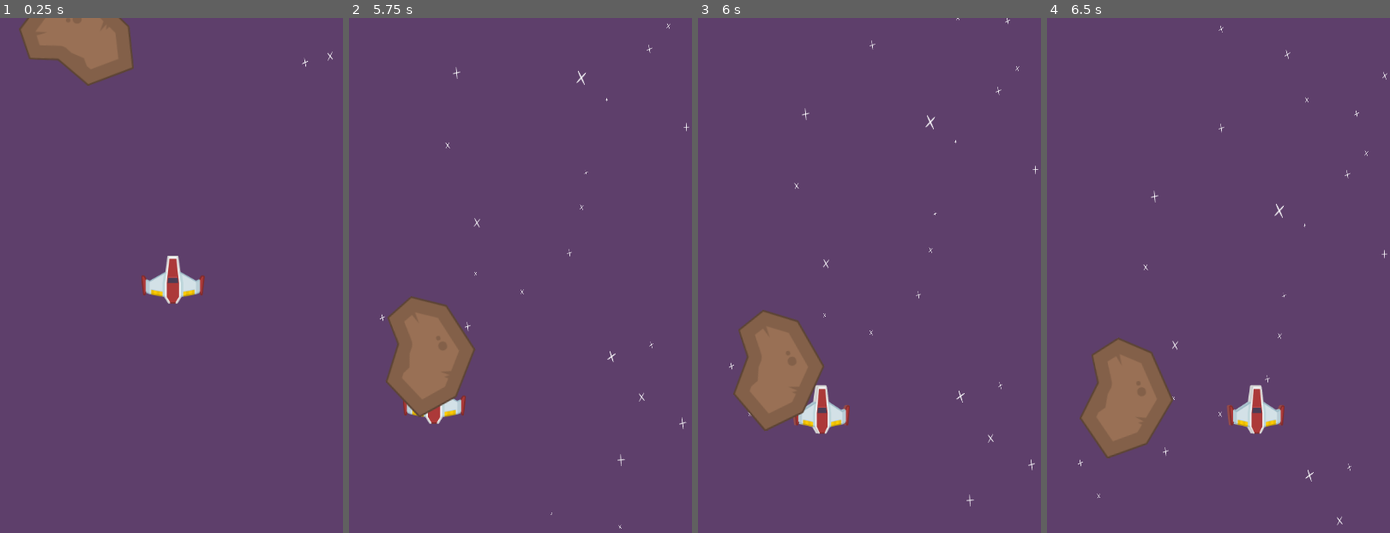
Above: before the commit, frames 1-4 (left to right).
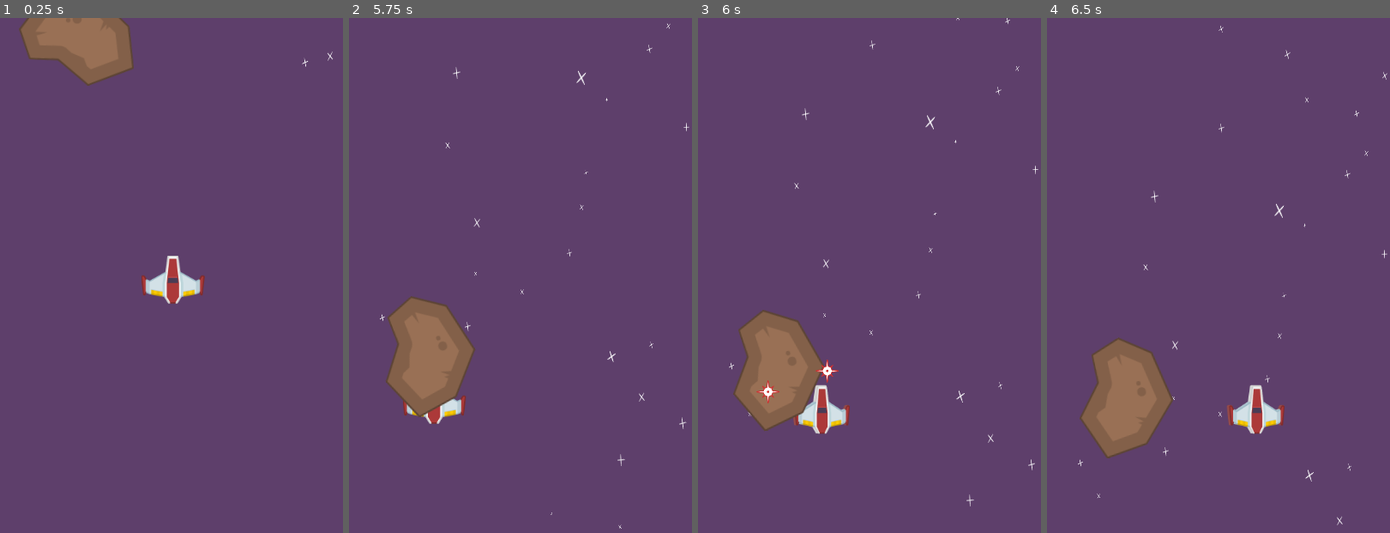
Above: after the commit, the same moments.

Repository: andrechism/Godot-SpaceShooter
Game: Godot game, scene res://Gameplay/Gameplay.tscn
Same seed, same stepped clock (60 frames per second), same inputs: the game is played once before the commit and once after it.
Inputs:
- Up to frame 1 (0.25 s): no input
- Up to frame 2 (5.75 s): hold D (move_right) 0.53-1.28 s; hold Space (shoot) 0.53-1.28 s; hold S (move_down) 1.28-2.03 s; tap Space (shoot) at 1.35, 2.85, 4.35 s; hold D (move_right) 2.03-2.78 s; hold Space (shoot) 2.03-2.78 s; hold W (move_up) 2.78-3.53 s; hold Space (shoot) 3.53-4.28 s; hold A (move_left) 3.53-5.03 s; hold S (move_down) from 5.03 s (still down); hold Space (shoot) from 5.03 s (still down)
- Up to frame 3 (6 s): release S (move_down) at 5.78 s; release Space (shoot) at 5.78 s; hold D (move_right) from 5.78 s (still down); tap Space (shoot) at 5.85 s
- Up to frame 4 (6.5 s): keep holding D (move_right)

Frames 1-2 are identical in both runs. In frame 3, 0.2% of the frame differs, in the area x 17-41%, y 66-75%; in frame 4, nothing differs.

Commit message:
shot particles when hit added

Diff:
--- a/Bullet/Bullet.gd
+++ b/Bullet/Bullet.gd
@@ -1,4 +1,6 @@
 extends Area2D
+
+var plRedLaserShot := preload("res://Bullet/LaserRedShot.tscn")
 
 export var speed: float = 500
 
@@ -11,5 +13,8 @@
 
 func _on_Bullet_area_entered(area):
 	if area.is_in_group("damageable"):
+		var laserRedShot := plRedLaserShot.instance()
+		laserRedShot.global_position = global_position
+		get_tree().current_scene.add_child(laserRedShot)
 		area.damage(1)
 		queue_free()
--- /dev/null
+++ b/Bullet/LaserRedShot.gd
@@ -0,0 +1,25 @@
+extends Node2D
+
+onready var dissipationTimer := $DissipationTimer
+
+export var minRotationRate: float = -50
+export var maxRotationRate: float = 50
+
+var dissipationDelay: float = 0.1
+var started: bool = false
+var rotationRate: float = 0
+
+func _ready():
+		rotationRate = rand_range(minRotationRate, maxRotationRate)
+
+func _process(delta):
+
+	if !started:
+		dissipationTimer.start(dissipationDelay)
+		started = true
+	if dissipationTimer.is_stopped():
+		queue_free()
+
+
+func _physics_process(delta):
+	rotation_degrees += rotationRate * delta
--- /dev/null
+++ b/Bullet/LaserRedShot.tscn
@@ -0,0 +1,14 @@
+[gd_scene load_steps=3 format=2]
+
+[ext_resource path="res://textures/laserRedShot.png" type="Texture" id=1]
+[ext_resource path="res://Bullet/LaserRedShot.gd" type="Script" id=2]
+
+[node name="LaserRedShot" type="Node2D"]
+script = ExtResource( 2 )
+
+[node name="Sprite" type="Sprite" parent="."]
+scale = Vector2( 0.5, 0.5 )
+texture = ExtResource( 1 )
+
+[node name="DissipationTimer" type="Timer" parent="."]
+one_shot = true
Not shown: 2 places in Player/Player.tscn that only renumber resources
